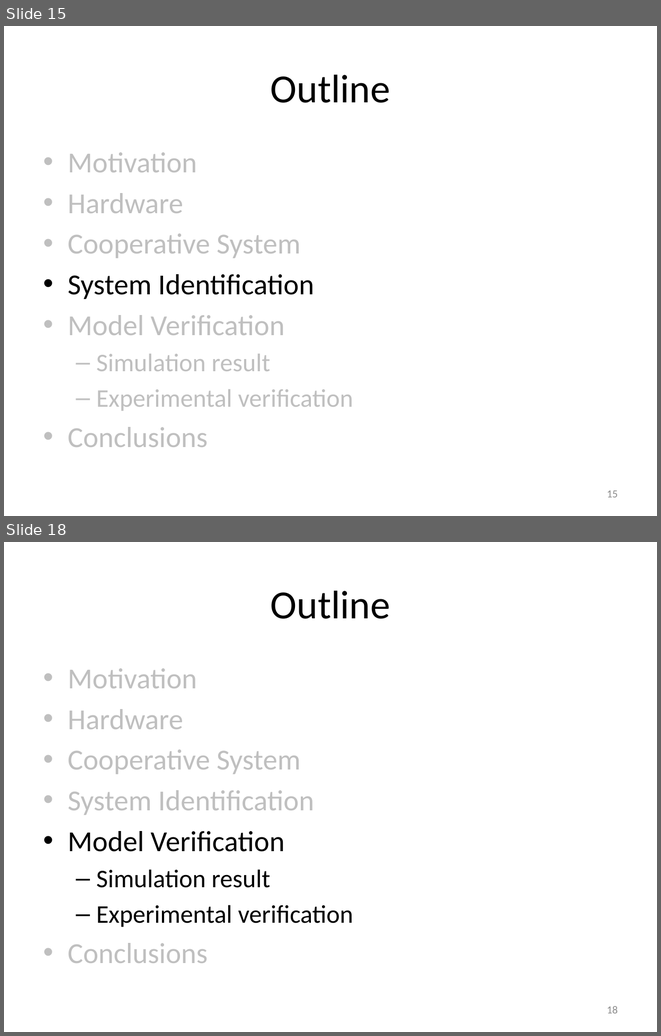
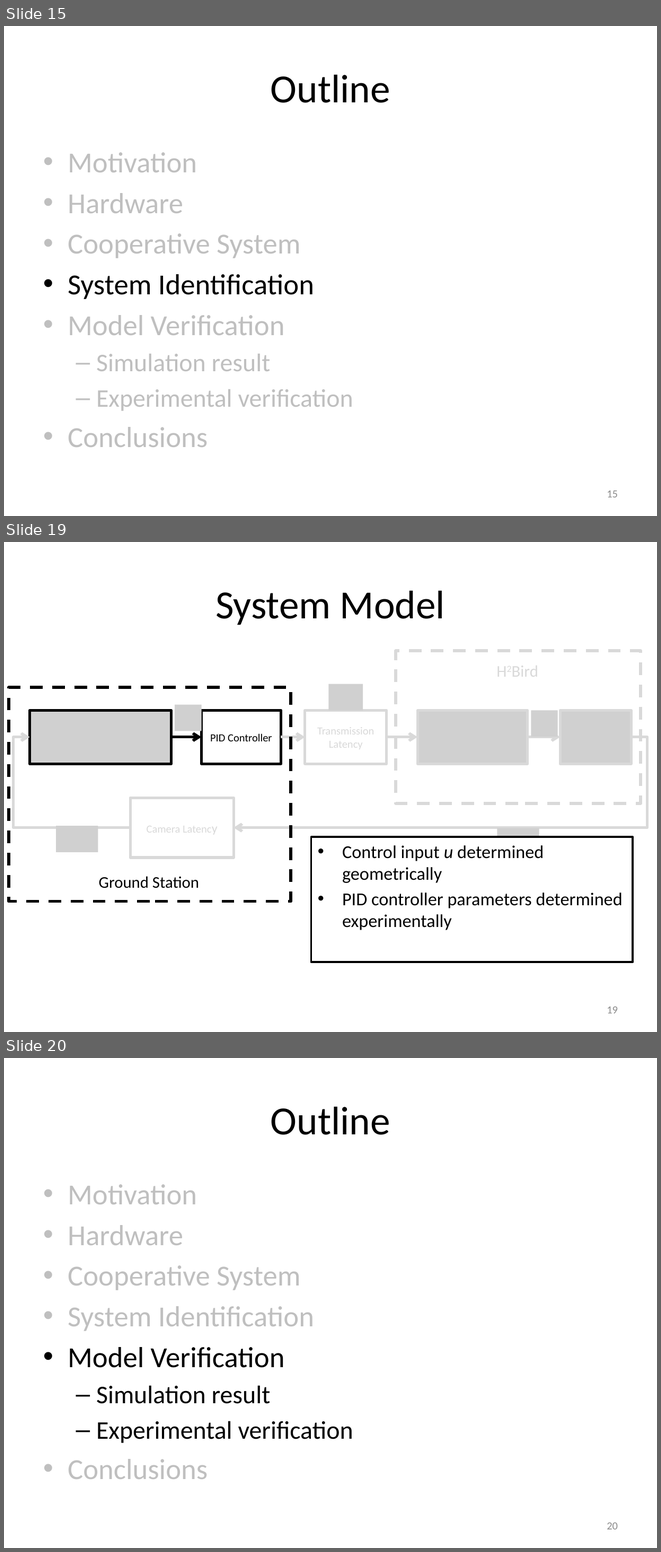
Before and after one commit to ryanjulian/manuscript-aamas2013, a slide deck: presentation/AAMAS_2013.pptx. Shown one above the other, each under a label of ours: slides 15 and 18 before the commit, slides 15, 19 and 20 after it; the slides between them are not shown. The pictures are 661x1036 and 661x1552 pixels, drawn with LibreOffice and Linux fonts; fonts in the diff are those of the drawing; grey boxes stand for pictures. Boxes give left, top, right and bottom in pixels: in the first picture for what was removed or moved away, otherwise in the second. Text is boxed around its words. In the diff, an @@ line names an element or a change of style, - is before the commit and + after.

```diff
--- a/presentation/AAMAS_2013.pptx
+++ b/presentation/AAMAS_2013.pptx
@@ slide 19 added at (x1=4, y1=542, x2=657, y2=1032), background #FFFFFF @@
@@ title added at (x1=215, y1=590, x2=445, y2=625), 44 pt, text #000000 @@
+System Model
@@ rectangle added at (x1=396, y1=651, x2=641, y2=803), outline #D9D9D9 3.5 pt dashed @@
@@ text added at (x1=491, y1=658, x2=547, y2=684), 18 pt, text #D9D9D9 @@
+H2Bird
@@ picture added at (x1=328, y1=684, x2=363, y2=710) @@
@@ rectangle added at (x1=9, y1=688, x2=291, y2=901), outline #000000 3.5 pt dashed @@
@@ picture added at (x1=29, y1=711, x2=171, y2=764) @@
@@ picture added at (x1=175, y1=705, x2=201, y2=731) @@
@@ rectangle added at (x1=201, y1=711, x2=281, y2=764), fill #FFFFFF, outline #000000 3 pt, 12 pt, text #000000 @@
+PID Controller
@@ rectangle added at (x1=305, y1=711, x2=387, y2=764), fill #FFFFFF, outline #D9D9D9 3 pt, 12 pt, text #D9D9D9 @@
+Transmission Latency
@@ picture added at (x1=417, y1=711, x2=527, y2=764) @@
@@ picture added at (x1=531, y1=711, x2=558, y2=737) @@
@@ picture added at (x1=560, y1=711, x2=632, y2=764) @@
@@ elbow arrow added from (130, 827) to (29, 737), #D9D9D9 3 pt @@
@@ arrow added from (171, 737) to (201, 737), #000000 3 pt @@
@@ elbow arrow added from (631, 737) to (234, 827), #D9D9D9 3 pt @@
@@ elbow arrow added from (281, 737) to (305, 737), #D9D9D9 3 pt @@
@@ elbow arrow added from (387, 737) to (417, 737), #D9D9D9 3 pt @@
@@ arrow added from (528, 737) to (560, 737), #D9D9D9 3 pt @@
@@ rectangle added at (x1=130, y1=797, x2=233, y2=857), fill #FFFFFF, outline #D9D9D9 3 pt, 12 pt, text #D9D9D9 @@
+Camera Latency
@@ picture added at (x1=56, y1=826, x2=98, y2=852) @@
@@ text added at (x1=311, y1=837, x2=633, y2=962), fill #FFFFFF, outline #000000 2.25 pt, 20 pt, text #000000 @@
+• Control input u determined geometrically
+• PID controller parameters determined experimentally
@@ picture added at (x1=497, y1=828, x2=539, y2=854) @@
@@ text added at (x1=99, y1=876, x2=199, y2=888), 18 pt, text #000000 @@
+Ground Station
@@ page number added at (x1=607, y1=1006, x2=618, y2=1013), 12 pt, text #8C8C8C @@
+19
@@ what was slide 18 is now slide 20 @@
@@ page number at (x1=607, y1=1522, x2=618, y2=1529): text changed @@
-18
+20
```
Also in this commit, not shown: 6 slides changed, 3 other slides added, 1 slide removed, 1 other file.
